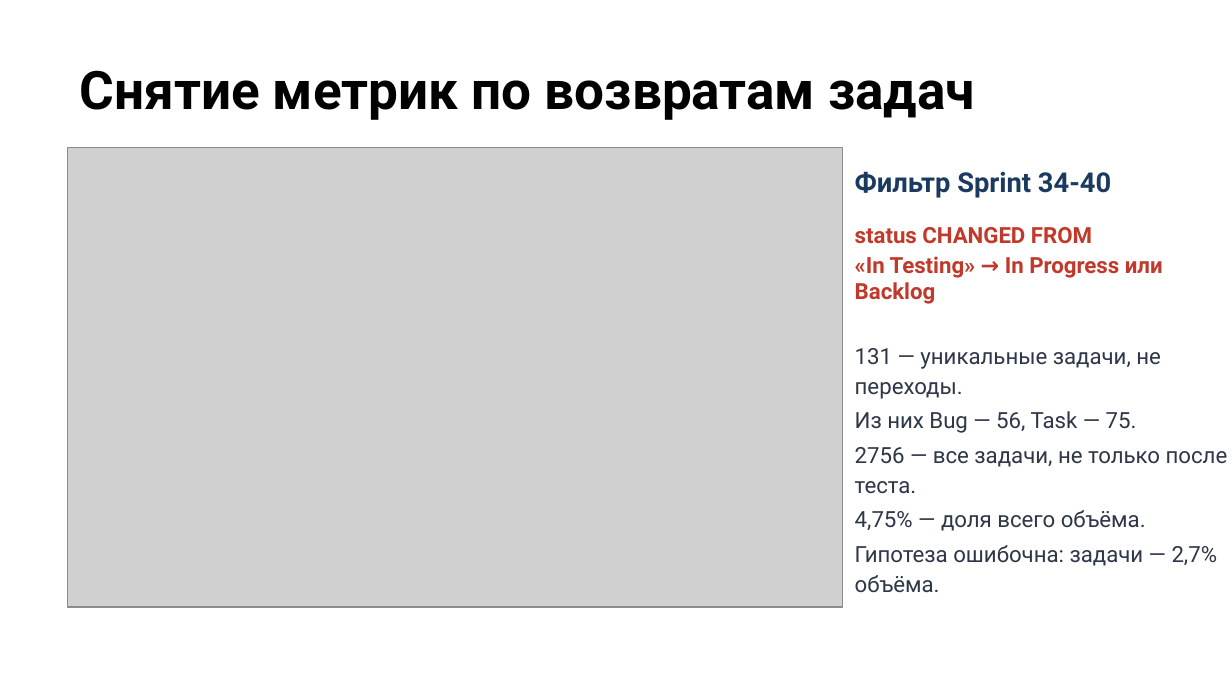
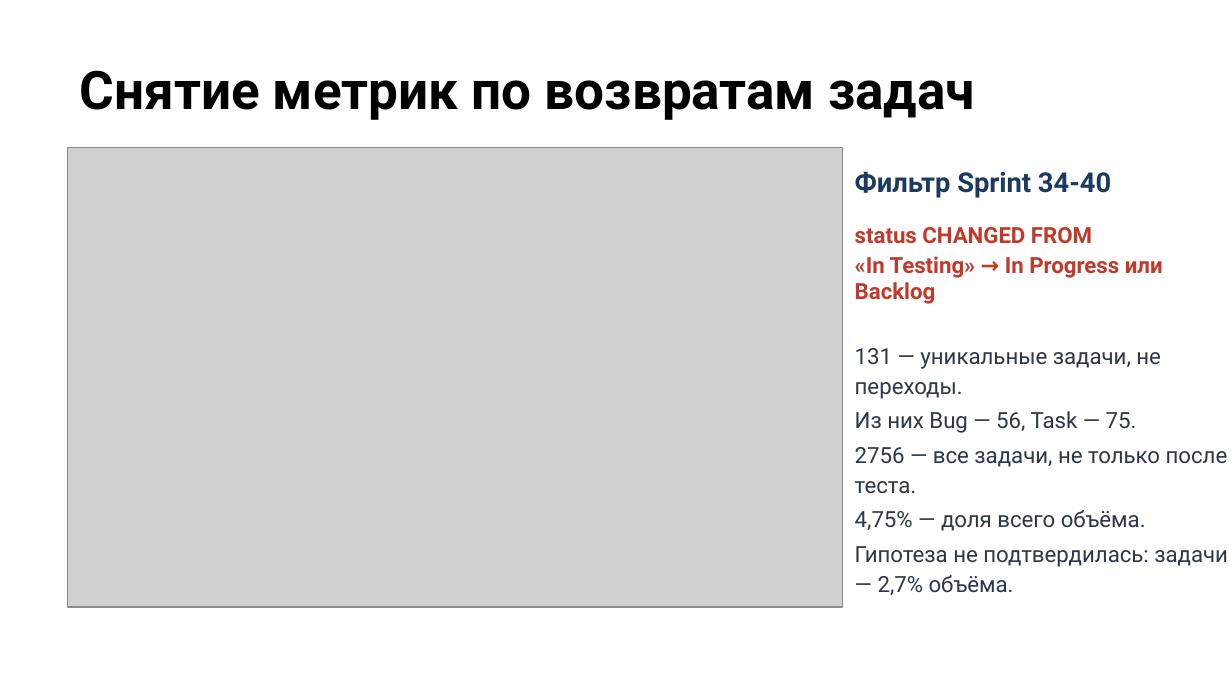
Before and after one commit to camelot270/otus_work, a slide deck: slide 8 of docs/Защита проекта. Петров Н.И..pptx. Drawn at 1232x693 pixels with LibreOffice and Linux fonts; fonts in the diff are those of the drawing; grey boxes stand for pictures; background and template pictures are left out. Boxes give left, top, right and bottom in pixels: in the first picture for what was removed or moved away, otherwise in the second. Text is boxed around its words. In the diff, an @@ line names an element or a change of style, - is before the commit and + after.

```diff
--- a/docs/Защита проекта. Петров Н.И..pptx
+++ b/docs/Защита проекта. Петров Н.И..pptx
@@ text at <box>855,546,1228,595</box>: text changed @@
-Гипотеза ошибочна: задачи — 2,7% объёма.
+Гипотеза не подтвердилась: задачи — 2,7% объёма.
```
Also in this commit, not shown: 2 other slides changed.
